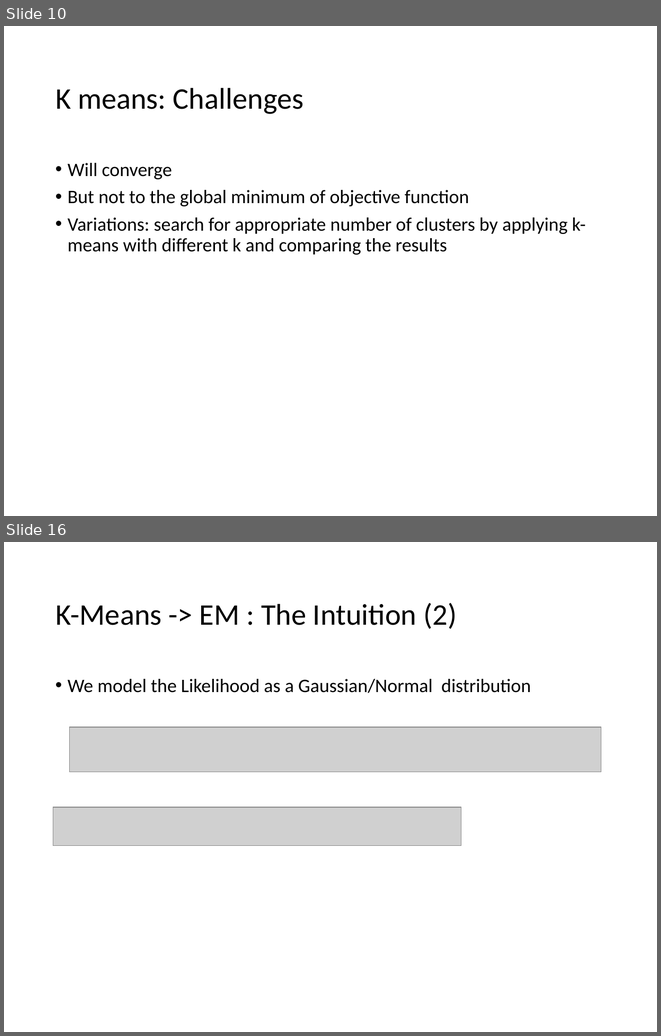
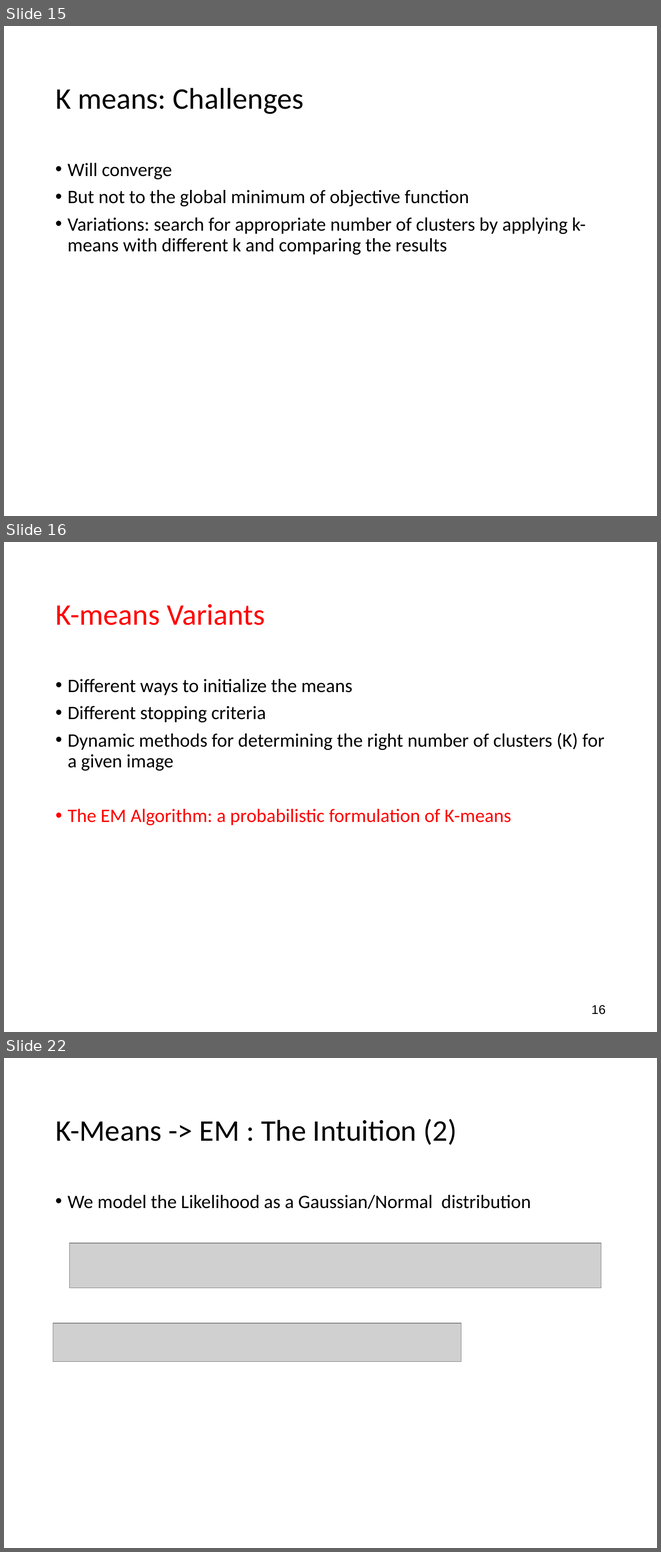
Before and after one commit to cmsc426spring2019/cmsc426spring2019.github.io, a slide deck: lectures/week_2/EM.ppt. Shown one above the other, each under a label of ours: slides 10 and 16 before the commit, slides 15, 16 and 22 after it; the slides between them are not shown. The pictures are 661x1036 and 661x1552 pixels, drawn with LibreOffice and Linux fonts; fonts in the diff are those of the drawing; grey boxes stand for pictures. Boxes give left, top, right and bottom in pixels: in the first picture for what was removed or moved away, otherwise in the second. Text is boxed around its words. In the diff, an @@ line names an element or a change of style, - is before the commit and + after.

```diff
--- a/lectures/week_2/EM.ppt
+++ b/lectures/week_2/EM.ppt
@@ slide 16 added at bbox=[4, 542, 657, 1032], background #FFFFFF @@
@@ title added at bbox=[55, 604, 265, 625], 33 pt, text #FF0000 @@
+K-means Variants
@@ text added at bbox=[68, 679, 604, 825], 21 pt, text #000000 @@
+• Different ways to initialize the means
+• Different stopping criteria
+• Dynamic methods for determining the right number of clusters (K) for a given image
+• The EM Algorithm: a probabilistic formulation of K-means
@@ page number added at bbox=[591, 1005, 606, 1014], 14 pt, text #000000 @@
+16
@@ what was slide 10 is now slide 15 @@
@@ what was slide 16 is now slide 22 @@
```
Also in this commit, not shown: 3 slides changed, 6 other slides added, 1 slide removed.
